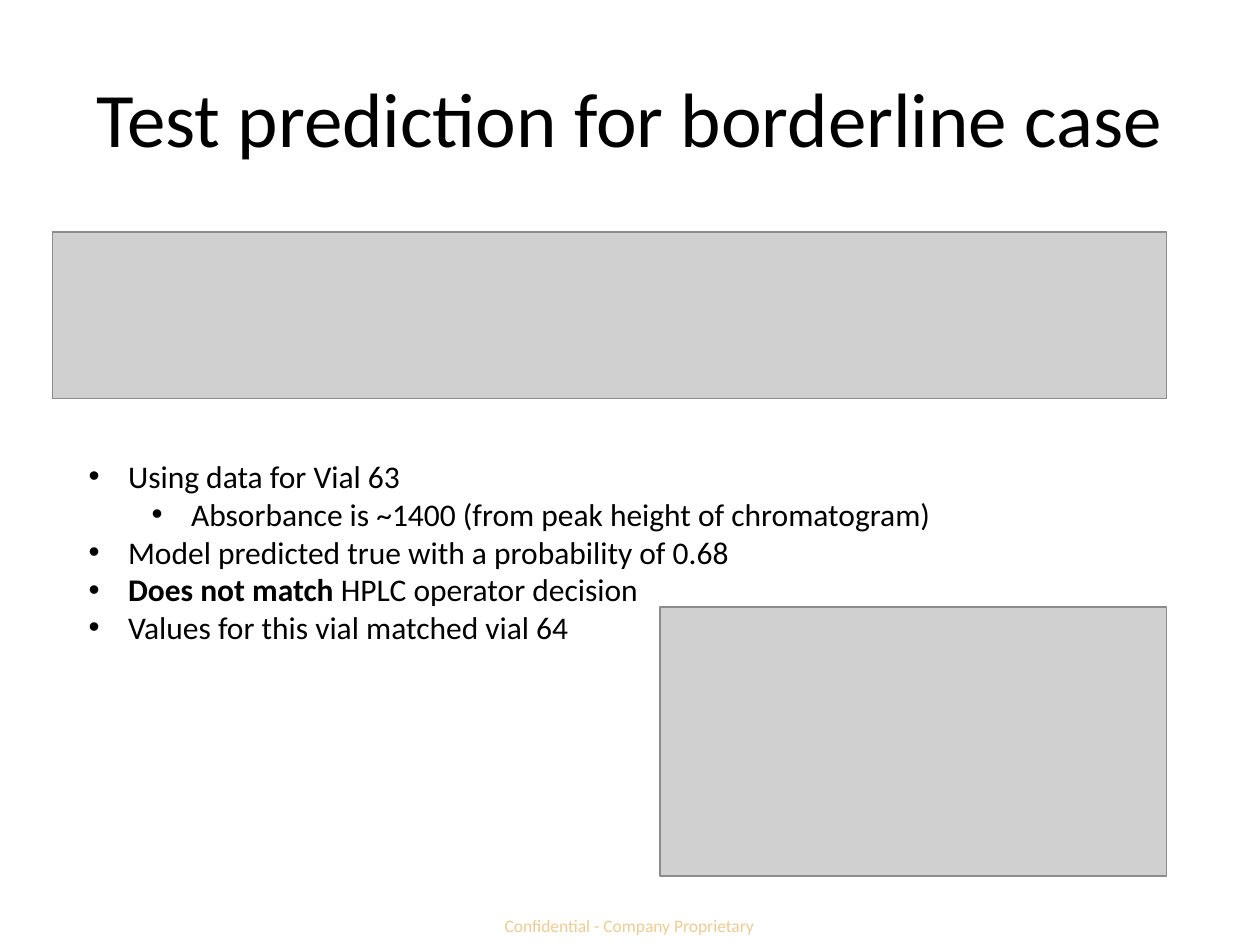
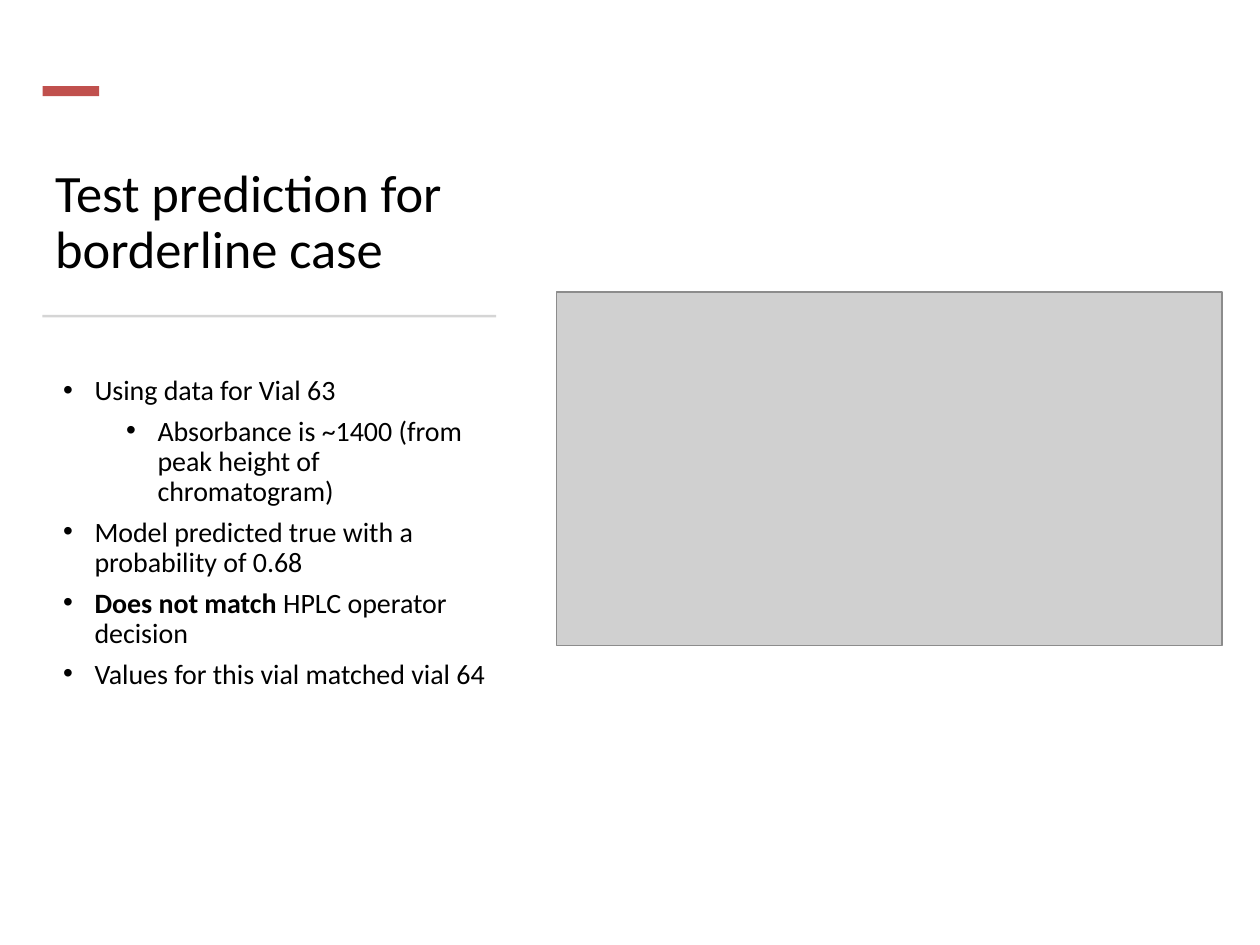
Before and after one commit to idt-hzhang/predictive_bio_models, a slide deck: slide 7 of hplc-fraction-collection/fraction_collection_slides.pptx. Drawn at 1260x945 pixels with LibreOffice and Linux fonts; fonts in the diff are those of the drawing; grey boxes stand for pictures. Boxes give left, top, right and bottom in pixels: in the first picture for what was removed or moved away, otherwise in the second. Text is boxed around its words. In the diff, an @@ line names an element or a change of style, - is before the commit and + after.

```diff
--- a/hplc-fraction-collection/fraction_collection_slides.pptx
+++ b/hplc-fraction-collection/fraction_collection_slides.pptx
@@ rectangle added at [42,86,99,96], fill #C0504D @@
@@ title "Test prediction for borderline case": place and size @@
-title "Test prediction for borderline case" at [96,93,1162,160]
+title "Test prediction for borderline case" at [55,175,442,269]
@@ title "Test prediction for borderline case" at [55,175,442,269]: size 44 to 30 pt; alignment centre to left; line spacing 1 to 0.9; vertical alignment middle to bottom @@
@@ picture removed at [53,232,1167,398] @@
@@ picture: place and size @@
-picture at [660,607,1167,877]
+picture at [557,292,1222,646]
@@ rectangle added at [43,315,496,318], fill #D5D5D5 @@
@@ text "Using data for Vial 63": place and size @@
-text "Using data for Vial 63" at [128,466,930,640]
+text "Using data for Vial 63" at [94,380,484,685]
@@ text "Using data for Vial 63" at [94,380,484,685]: size 18 to 16 pt; indent changed; line spacing 1 to 0.9; more space between paragraphs @@
@@ text removed at [505,920,754,935] @@
-Confidential - Company Proprietary
```
Also in this commit, not shown: 6 other slides changed.
